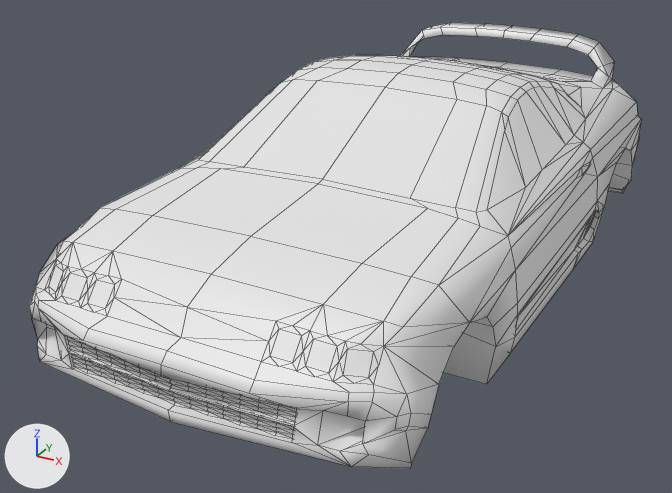
Renders of the FBX model Assets/Meshes/Cars/new cars/toyota supra.fbx from each side of a commit.
The view is the same before and after, from a 50 mm lens placed at (3.03, -6.61, 2.59), pointed at (-0.27, -0.62, -0.41). The lights are fixed; the arrows at lower left show +X, +Y and +Z. Mesh edges are drawn as thin lines. Materials are left out; every surface is plain grey. Where no turn or scale is listed for an object, it has been applied to the vertices.

The scene before the commit, as lines of its bpy script (objects in view):
```python
me_cube_009 = bpy.data.meshes.new('Cube.009')
me_cube_009.from_pydata(...)  # 872 vertices, 1016 faces; spans x -1.46..1.46, y -3.14..2.75, z -0.63..0.93
me_cube_009.materials.append(mat_toyota_supra_material)
ob_toyota_supra = bpy.data.objects.new('toyota supra', me_cube_009)
ob_toyota_supra.location = (0.0, 0.0, 0.0)
```
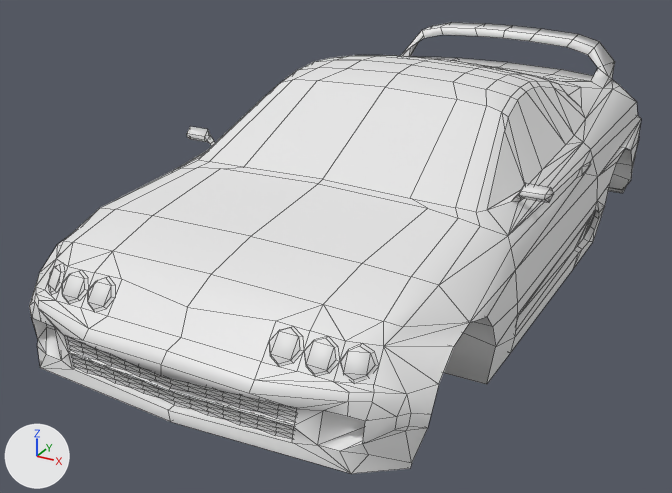
Edits to the bpy script that builds the scene:
```text
Change me_cube_009:
    used by ob_toyota_supra; location = (0.0, 0.0, 0.0)
    remove me_cube_009.from_pydata(...)  # 872 vertices, 1016 faces; spans x -1.46..1.46, y -3.14..2.75, z -0.63..0.93
    add me_cube_009.from_pydata(...)  # 1257 vertices, 1040 faces; spans x -1.5..1.5, y -3.14..2.75, z -0.63..0.93
    me_cube_009 part 1: a new loose piece of 17 vertices spanning x 1.23..1.5, y -0.91..-0.83, z 0.33..0.47
    me_cube_009 part 2: a new loose piece of 17 vertices spanning x -1.5..-1.23, y -0.91..-0.83, z 0.33..0.47
    me_cube_009 part 3: 8 vertices moved within x -1.08..1.08, y -2.91..-2.81, z -0.05..0.11; 90 vertices removed from x -1.17..1.17, y -3.08..2.64, z -0.49..0.29; 427 vertices added at x -1.45..1.45, y -3.09..2.7, z -0.63..0.85
```

Where the change shows, as pixel boxes (x1, y1, x2, y2) in the pictures (672 x 493 px):
'toyota supra', reshaped
    before: (29, 22, 641, 468)
    after: (29, 22, 641, 474)
part 1 of me_cube_009, added
    after: (512, 183, 553, 202)
part 2 of me_cube_009, added
    after: (187, 126, 215, 146)
part 3 of me_cube_009, built on
    before: (36, 242, 412, 468)
    after: (29, 60, 641, 474)
